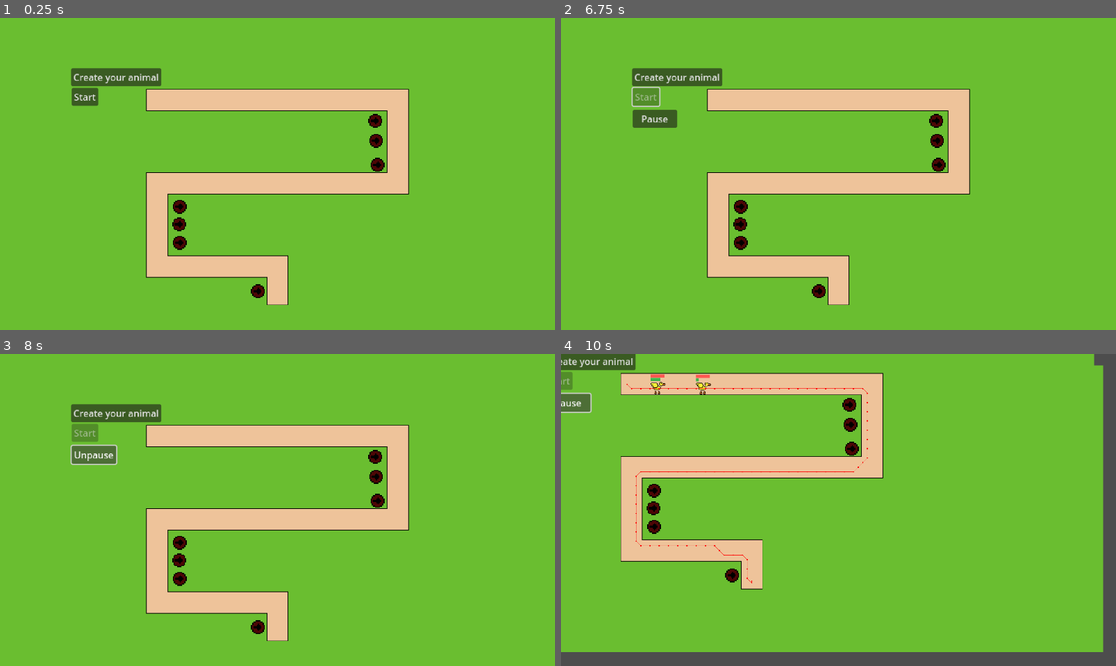
Above: before the commit, frames 1-4 (two rows, left to right).
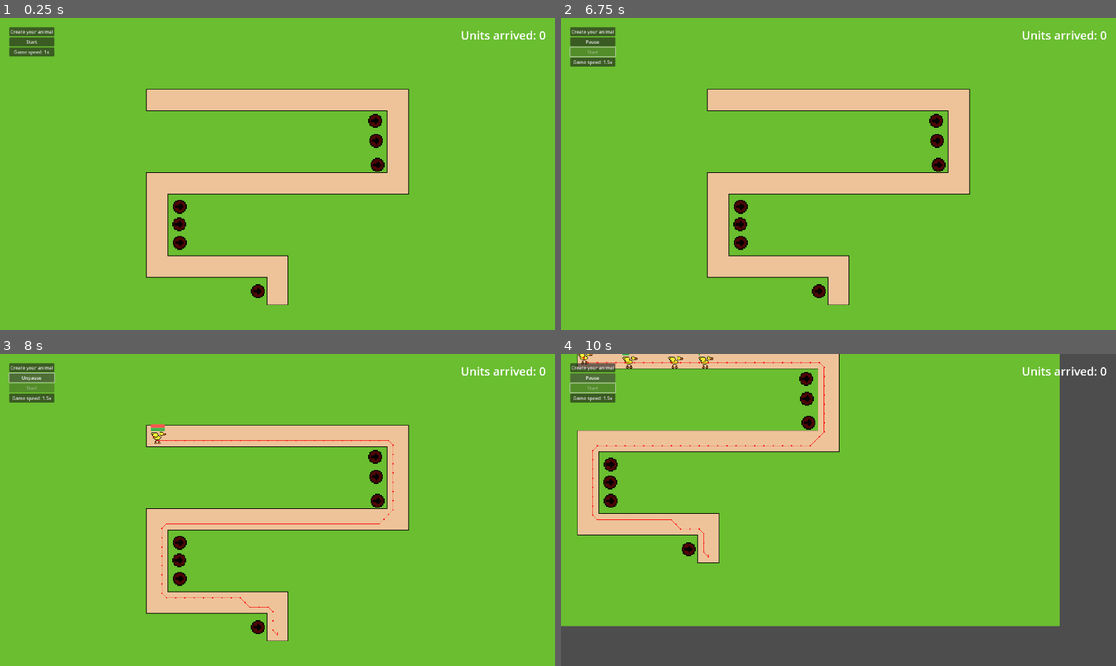
Above: after the commit, the same moments.

Repository: ShroomySquid/GameJamMtl
Game: Godot game, scene res://Scenes/Race.tscn
Same seed, same stepped clock (60 frames per second), same inputs: the game is played once before the commit and once after it. Sound files missing from this copy of the repository are replaced by a short silence.
Inputs (mouse positions are in pixels of both pictures, inside the frame that each line leads up to):
- Up to frame 1 (0.25 s): no input
- Up to frame 2 (6.75 s): click "Create your animal" at 0.5 s; click "Finish Creation" at 1.25 s; click (594, 52) at 2 s, where only the run after the commit has a clickable "Game speed: 1x"; click (594, 52) at 2.75 s, where only the run after the commit has a clickable "Game speed: 1.5x"; click (594, 52) at 3.5 s, where only the run after the commit has a clickable "Game speed: 2.0x"; click (594, 52) at 4.25 s, where only the run after the commit has a clickable "Game speed: 2.5x"; click (594, 52) at 5 s, where only the run after the commit has a clickable "Game speed: 3.0x"; click (594, 52) at 5.75 s, where only the run after the commit has a clickable "Game speed: 1.0x"; click "Start" at 6.5 s
- Up to frame 3 (8 s): click "Pause" at 7.25 s
- Up to frame 4 (10 s): click "Unpause" at 8 s; hold Right (ui_right) 8.78-9.53 s; tap H (input_h_key) at 8.85, 9.6 s; hold Down (ui_down) from 9.53 s (still down)

The runs differ from the first frame. In frame 1, 2.1% of the frame differs, in the area x 1-99%, y 2-29%; in frame 2, 2.9%; in frame 3, 3.4%; in frame 4, 36%, in the area x 0-99%, y 0-96%.

Commit message:
added acceleration button

Diff:
--- a/Scenes/AnimalsContainer.gd
+++ b/Scenes/AnimalsContainer.gd
@@ -6,7 +6,6 @@
 func _ready():
 	if Global.legs_index == 3:
 		$SpawnTimer.wait_time = 0.5
-
 func _process(_delta):
 	pass
 
--- a/Scenes/EndUnitCounter.gd
+++ b/Scenes/EndUnitCounter.gd
@@ -3,49 +3,52 @@
 var units_arrived = 0
 
 func _ready():
+	pass
 	# Set the anchor to the top-left corner and keep the label's size
-	set_anchors_and_offsets_preset(Control.PRESET_TOP_LEFT, Control.PRESET_MODE_KEEP_SIZE)
+	#set_anchors_and_offsets_preset(Control.PRESET_TOP_LEFT, Control.PRESET_MODE_KEEP_SIZE)
 
 	# Optionally, you can set the size of the label if needed
 	#custom_minimum_size = Vector2(100, 40)  # Adjust to your desired size
-	position = Vector2(-330, -180)  # Ensure it's positioned at the top-left
-	update_label()
+	#position = Vector2(-330, -180)  # Ensure it's positioned at the top-left
+	#update_label()
 
-func _process(delta):
+func _process(_delta):
+	pass
 	#Check for key to hide label
-	if Input.is_action_just_pressed("input_h_key"):
-		display_label()
-	var movement = Vector2.ZERO
-	if Input.is_action_pressed("ui_right"):
-		movement.x += 1
-	if Input.is_action_pressed("ui_left"):
-		movement.x -= 1
-	if Input.is_action_pressed("ui_down"):
-		movement.y += 1
-	if Input.is_action_pressed("ui_up"):
-		movement.y -= 1
-	if movement.length() > 0:
-		movement = movement.normalized()
-	position += movement * 200 * delta
+	#if Input.is_action_just_pressed("input_h_key"):
+	#	display_label()
+	#var movement = Vector2.ZERO
+	#if Input.is_action_pressed("ui_right"):
+	#	movement.x += 1
+	#if Input.is_action_pressed("ui_left"):
+	#	movement.x -= 1
+	#if Input.is_action_pressed("ui_down"):
+	#	movement.y += 1
+	#if Input.is_action_pressed("ui_up"):
+	#	movement.y -= 1
+	#if movement.length() > 0:
+	#	movement = movement.normalized()
+	#position += movement * 200 * delta
 
-func update_label():
+#func update_label():
 	# Update the label's text to show the current count
-	self.text = "Units arrived: %d" % units_arrived
+#	self.text = "Units arrived: %d" % units_arrived
 
-func reset_label():
-	units_arrived = 0
-	update_label()
+#func reset_label():
+#	units_arrived = 0
+#	update_label()
 
-func display_label():
-	if is_visible():
-		hide()
-	else:
-		show()
+#func display_label():
+#	if is_visible():
+#		hide()
+#	else:
+#		show()
 
-func _on_units_arrived():
+#func _on_units_arrived():
 # Increment the counter when a unit arrives
-	units_arrived += 1
-	update_label()
+#	units_arrived += 1
+#	self.text = "Units arrived: %d" % units_arrived
 
 func _on_end_body_entered(_body):
-	_on_units_arrived()
+	units_arrived += 1
+	self.text = "Units arrived: %d" % units_arrived
--- a/Scenes/Race.gd
+++ b/Scenes/Race.gd
@@ -1,10 +1,13 @@
 extends Node2D
 
 var is_race_on = false
+@onready var pause_btn = $CanvasLayer/MarginContainer/VBoxContainer/PauseBtn
+@onready var start_btn = $CanvasLayer/MarginContainer/VBoxContainer/StartBtn
+@onready var creation_btn = $CanvasLayer/MarginContainer/VBoxContainer/AnimalCreationBtn
 
 func _ready():
 	get_tree().paused = true
-	$PauseBtn.hide()
+	pause_btn.hide()
 	Music.get_child(0).set_volume_db(-12)
 	Music.get_child(1).set_volume_db(0)
 	Music.get_child(2).set_volume_db(-80)
@@ -13,12 +16,13 @@
 	pass
 
 func _on_start_btn_pressed():
-	$PauseBtn.show()
-	$StartBtn.disabled = true
+	pause_btn.show()
+	start_btn.disabled = true
 	_on_pause_btn_pressed()
 	Music.get_child(0).set_volume_db(0)
 	Music.get_child(1).set_volume_db(0)
-	Music.start_audio_c(29.14)
+	await get_tree().create_timer(10).timeout
+	Music.start_audio_c()
 
 func _on_animal_creation_btn_pressed():
 	Music.get_child(0).set_volume_db(0)
@@ -28,17 +32,23 @@
 
 func _on_pause_btn_pressed():
 	if (is_race_on):
-		$PauseBtn.text = "Unpause"
+		pause_btn.text = "Unpause"
 		is_race_on = false
 		get_tree().paused = true
 		Music.end_audio_b()
 		Music.end_audio_c()
 	else:
-		$PauseBtn.text = "Pause"
+		pause_btn.text = "Pause"
 		is_race_on = true
 		get_tree().paused = false
 		Music.get_child(1).set_volume_db(0)
-		Music.start_audio_c(0)
+		#Music.start_audio_c()
 
 func _on_end_body_entered(body):
 	body.queue_free()
+
+func _on_speed_up_btn_pressed():
+	Engine.time_scale += 0.5
+	if Engine.time_scale >= 3.5:
+		Engine.time_scale = 1
+	$CanvasLayer/MarginContainer/VBoxContainer/SpeedUpBtn.text = "Game speed: %.1fx" % Engine.time_scale
--- a/Scenes/Race.tscn
+++ b/Scenes/Race.tscn
@@ -518,55 +518,61 @@
 [node name="SpawnTimer" type="Timer" parent="AnimalsContainer" index="0"]
 autostart = true
 
-[node name="AnimalCreationBtn" type="Button" parent="." index="4"]
+[node name="Camera2D" type="Camera2D" parent="." index="4"]
+script = ExtResource("8_aeclc")
+
+[node name="CanvasLayer" type="CanvasLayer" parent="." index="5"]
+
+[node name="MarginContainer" type="MarginContainer" parent="CanvasLayer" index="0"]
+offset_right = 40.0
+offset_bottom = 40.0
+theme_override_constants/margin_left = 32
+theme_override_constants/margin_top = 32
+
+[node name="VBoxContainer" type="VBoxContainer" parent="CanvasLayer/MarginContainer" index="0"]
+layout_mode = 2
+
+[node name="AnimalCreationBtn" type="Button" parent="CanvasLayer/MarginContainer/VBoxContainer" index="0"]
 process_mode = 3
-anchors_preset = 8
-anchor_left = 0.5
-anchor_top = 0.5
-anchor_right = 0.5
-anchor_bottom = 0.5
-offset_left = -357.0
-offset_top = -183.5
-offset_right = -201.0
-offset_bottom = -152.5
+layout_mode = 2
 text = "Create your animal"
 
-[node name="PauseBtn" type="Button" parent="." index="5"]
+[node name="PauseBtn" type="Button" parent="CanvasLayer/MarginContainer/VBoxContainer" index="1"]
 process_mode = 3
-offset_left = -356.5
-offset_top = -111.5
-offset_right = -279.5
-offset_bottom = -80.5
+layout_mode = 2
 text = "Unpause
 "
 
-[node name="StartBtn" type="Button" parent="." index="6"]
+[node name="StartBtn" type="Button" parent="CanvasLayer/MarginContainer/VBoxContainer" index="2"]
 process_mode = 3
-offset_left = -356.5
-offset_top = -149.0
-offset_right = -310.5
-offset_bottom = -118.0
+layout_mode = 2
 text = "Start"
 
-[node name="Camera2D" type="Camera2D" parent="." index="7"]
-script = ExtResource("8_aeclc")
-
-[node name="CanvasLayer" type="CanvasLayer" parent="." index="8"]
-
-[node name="EndUnitCounter" type="Label" parent="CanvasLayer" index="0"]
-anchors_preset = 2
-anchor_top = 1.0
-anchor_bottom = 1.0
-offset_top = -1080.0
-offset_right = 1.0
-offset_bottom = -1057.0
-grow_vertical = 0
-text = "Yo mama"
+[node name="SpeedUpBtn" type="Button" parent="CanvasLayer/MarginContainer/VBoxContainer" index="3"]
+process_mode = 3
+layout_mode = 2
+text = "Game speed: 1x"
+
+[node name="CounterMargin" type="MarginContainer" parent="CanvasLayer" index="1"]
+anchors_preset = 1
+anchor_left = 1.0
+anchor_right = 1.0
+offset_left = -292.0
+offset_bottom = 55.0
+grow_horizontal = 0
+theme_override_constants/margin_top = 32
+theme_override_constants/margin_right = 32
+
+[node name="EndUnitCounter" type="Label" parent="CanvasLayer/CounterMargin" index="0"]
+layout_mode = 2
+theme_override_font_sizes/font_size = 40
+text = "Units arrived: 0"
 script = ExtResource("7_r23tn")
 
 [connection signal="body_entered" from="End" to="AnimalsContainer" method="_on_end_body_entered"]
-[connection signal="body_entered" from="End" to="CanvasLayer/EndUnitCounter" method="_on_end_body_entered"]
+[connection signal="body_entered" from="End" to="CanvasLayer/CounterMargin/EndUnitCounter" method="_on_end_body_entered"]
 [connection signal="timeout" from="AnimalsContainer/SpawnTimer" to="AnimalsContainer" method="_on_spawn_timer_timeout"]
-[connection signal="pressed" from="AnimalCreationBtn" to="." method="_on_animal_creation_btn_pressed"]
-[connection signal="pressed" from="PauseBtn" to="." method="_on_pause_btn_pressed"]
-[connection signal="pressed" from="StartBtn" to="." method="_on_start_btn_pressed"]
+[connection signal="pressed" from="CanvasLayer/MarginContainer/VBoxContainer/AnimalCreationBtn" to="." method="_on_animal_creation_btn_pressed"]
+[connection signal="pressed" from="CanvasLayer/MarginContainer/VBoxContainer/PauseBtn" to="." method="_on_pause_btn_pressed"]
+[connection signal="pressed" from="CanvasLayer/MarginContainer/VBoxContainer/StartBtn" to="." method="_on_start_btn_pressed"]
+[connection signal="pressed" from="CanvasLayer/MarginContainer/VBoxContainer/SpeedUpBtn" to="." method="_on_speed_up_btn_pressed"]
--- a/Scenes/control.gd
+++ b/Scenes/control.gd
@@ -5,6 +5,7 @@
 var armor := 0
 var stamina := 50
 var speed := 5
+
 var head_index := 0:
 	set(new_val):
 		head_index = new_val
--- a/Scenes/music.gd
+++ b/Scenes/music.gd
@@ -6,12 +6,8 @@
 func _process(_delta):
 	pass
 
-func start_audio_c(wait_s):
+func start_audio_c():
 	var new_audio = -80
-
-	if (wait_s > 0):
-		await get_tree().create_timer(wait_s).timeout
-
 	while (new_audio < 0):
 		await get_tree().create_timer(0.005).timeout
 		$AudioC.set_volume_db(new_audio)
@@ -27,7 +23,7 @@
 func start_audio_b():
 	var new_audio = -80
 	while (new_audio < 0):
-		await get_tree().create_timer(0.00001).timeout
+		await get_tree().create_timer(0.001).timeout
 		$AudioB.set_volume_db(new_audio)
 		new_audio += 1
 
@@ -38,7 +34,6 @@
 		$AudioB.set_volume_db(new_audio)
 		new_audio -= 1
 
-
 func _on_audio_a_finished():
 	$AudioA.play()
 
